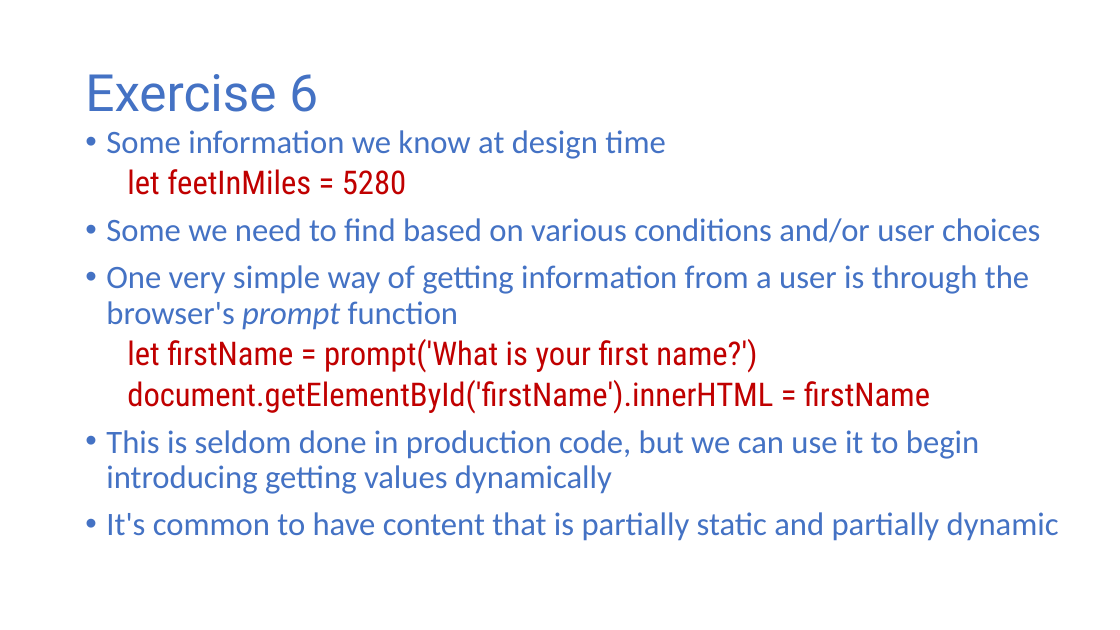
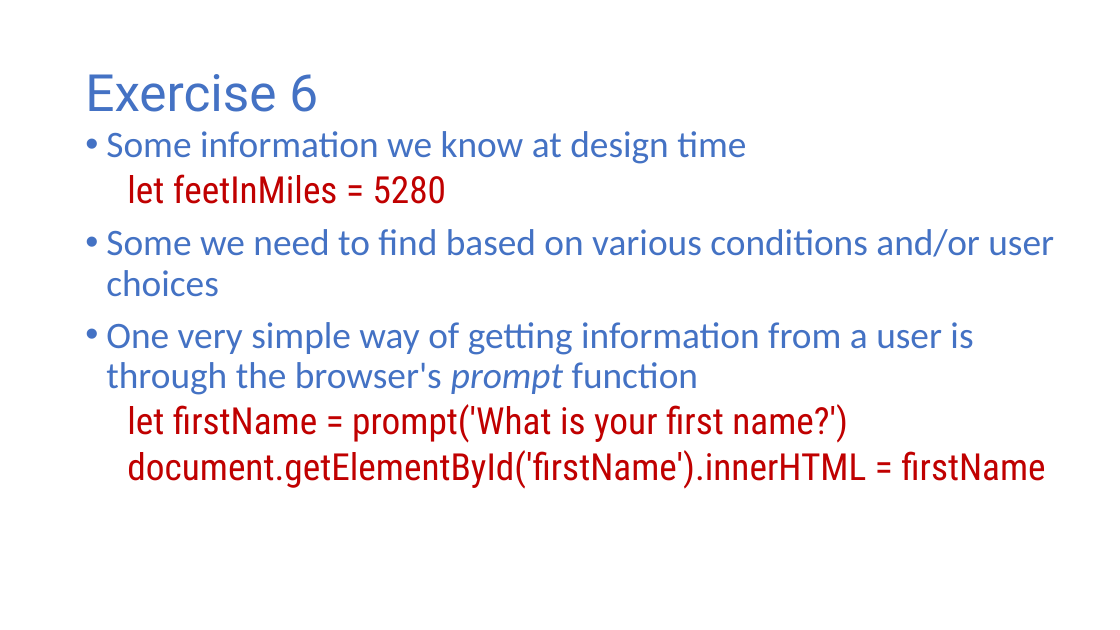
Before and after one commit to halbhelms/codingcareer, a slide deck: slide 10 of public/video-presentation/video-presentation.pptx. Drawn at 1120x630 pixels with LibreOffice and Linux fonts; fonts in the diff are those of the drawing. Boxes give left, top, right and bottom in pixels: in the first picture for what was removed or moved away, otherwise in the second. Text is boxed around its words. In the diff, an @@ line names an element or a change of style, - is before the commit and + after.

Commit message:
first draft finished

```diff
--- a/public/video-presentation/video-presentation.pptx
+++ b/public/video-presentation/video-presentation.pptx
@@ text "Some information we know at ..." at <box>106,131,1054,489</box>: size 28 to 32 pt @@
@@ text at <box>106,430,1059,541</box>: paragraphs removed @@
-• This is seldom done in production code, but we can use it to begin introducing getting values dynamically
-• It's common to have content that is partially static and partially dynamic
```
Also in this commit, not shown: 3 other slides changed, 19 slides added, 10 other files.
